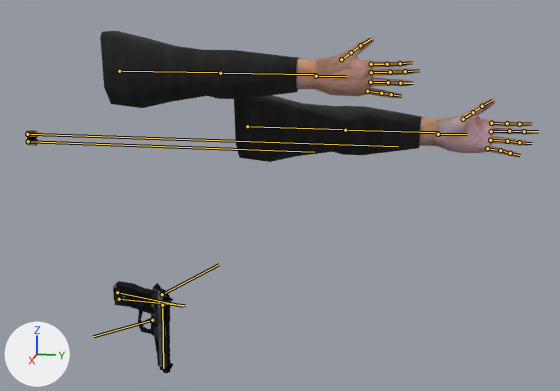
The glTF model Assets/Meshes/Viewmodels/Pistol/pistol_viewmodel.gltf, before and after one commit.
Rendered twice from a camera (50 mm lens) standing at (0.996, 0.523, -0.024) and looking at (0.039, 0.332, -0.263). Lighting does not change. The marker at lower left points along +X, +Y and +Z. Both versions are drawn at frame 0 of the action 'gun_ref_pose'; the numbers are the values there. The bones that bend it are drawn over the model as lines.

Names of what the first picture shows: 'arm_r', 'pistol'.
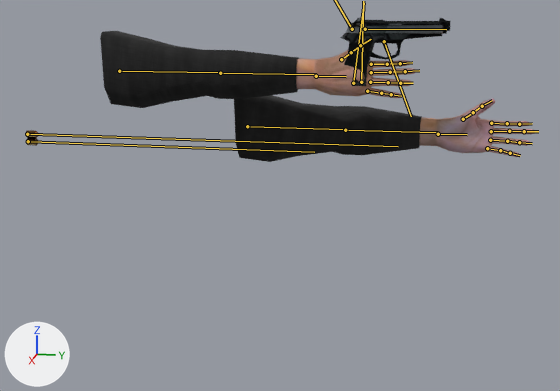
Where the change shows, as pixel boxes (x1, y1, x2, y2) in the pictures (560 x 391 px):
'pistol', posed (187% wider, 47% shorter): before (25, 130, 173, 373); after (25, 18, 451, 146)
bone 'base', root to tip: before (119, 299) to (185, 305); after (361, 82) to (363, 1)

What the commit changed:
Bone 'base' (bone_base) moves from (0.0, -2.92, 3.09) to (0.0, -0.04, 0.0).
Bone 'base' (bone_base) turns from (-91, 0, 0) to (0, 0, 0) degrees about its own x, y and z.
